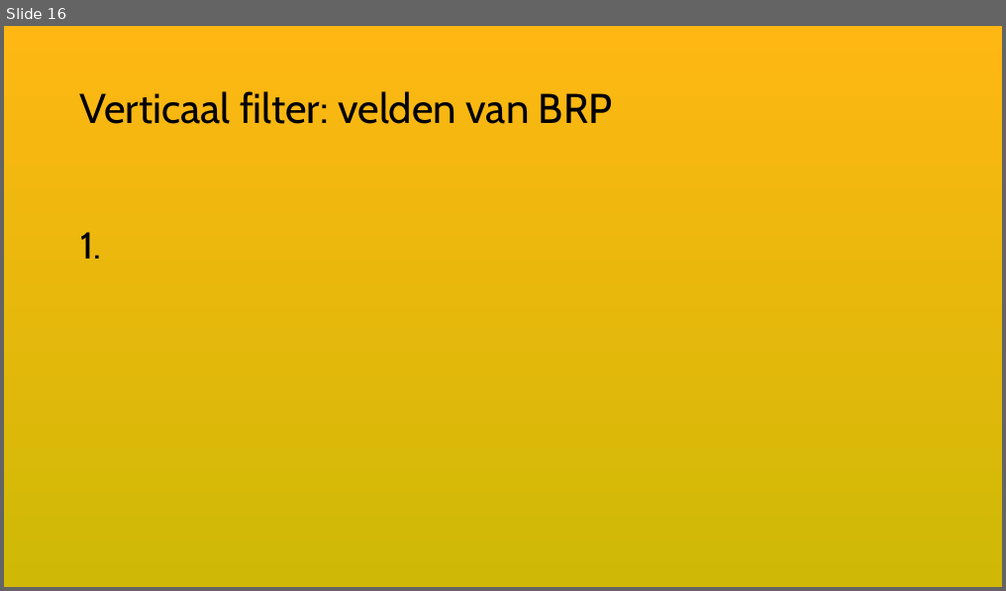
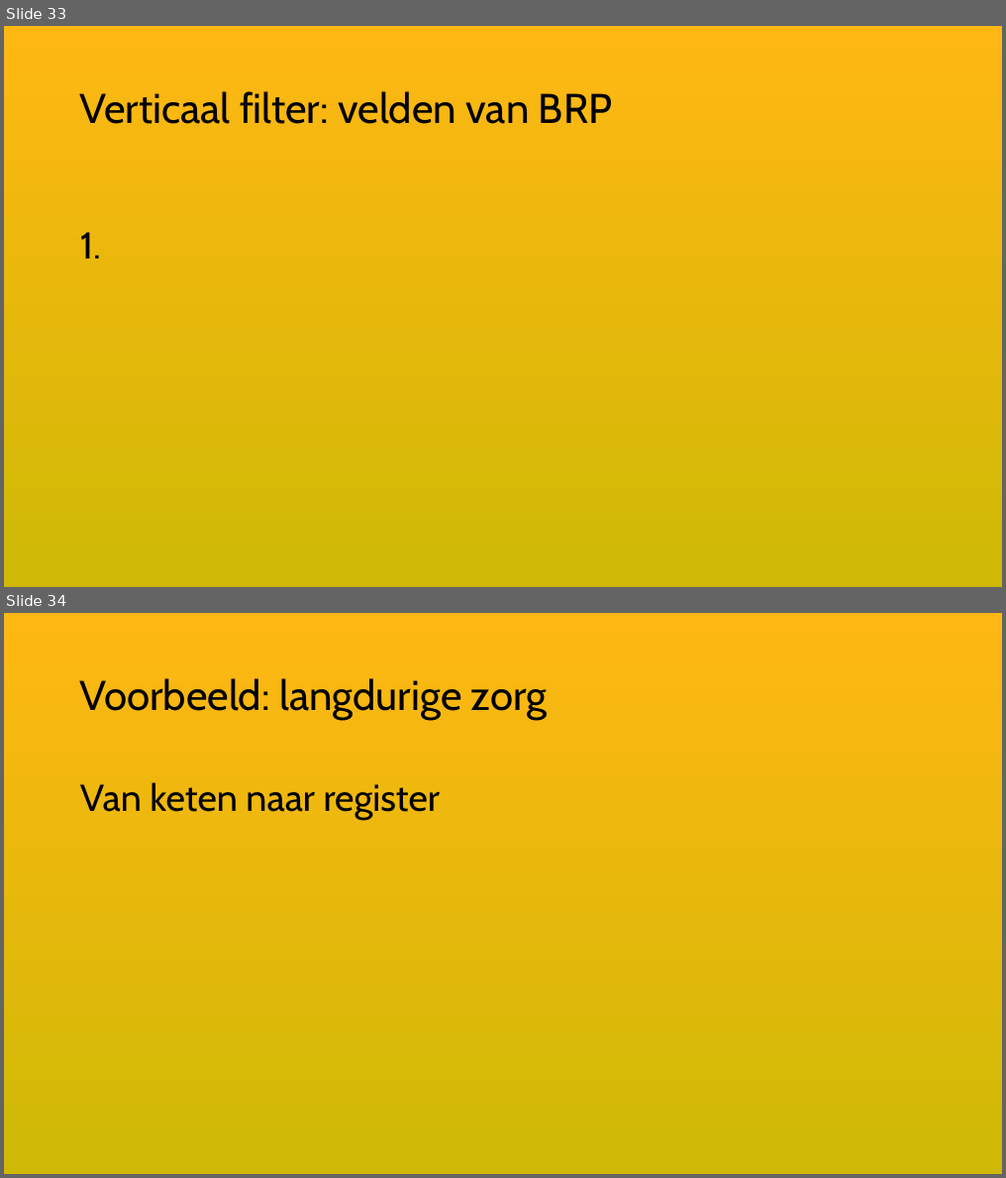
Before and after one commit to VNG-Realisatie/ftv, a slide deck: static/documents/20261118-keten-privacy-officers-JenV.pptx. Shown one above the other, each under a label of ours: slide 16 before the commit, slides 33 and 34 after it. The pictures are 1006x591 and 1006x1178 pixels, drawn with LibreOffice and Linux fonts; fonts in the diff are those of the drawing. Boxes give left, top, right and bottom in pixels: in the first picture for what was removed or moved away, otherwise in the second. Text is boxed around its words. In the diff, an @@ line names an element or a change of style, - is before the commit and + after.

```diff
--- a/static/documents/20261118-keten-privacy-officers-JenV.pptx
+++ b/static/documents/20261118-keten-privacy-officers-JenV.pptx
@@ slide 34 added at (x1=4, y1=613, x2=1002, y2=1174), background gradient #FFB713 to #CFB906 @@
@@ title added at (x1=80, y1=678, x2=548, y2=720), 40 pt, text #000000 @@
+Voorbeeld: langdurige zorg
@@ text added at (x1=80, y1=782, x2=441, y2=820), 36 pt, text #000000 @@
+Van keten naar register
@@ what was slide 16 is now slide 33 @@
```
Also in this commit, not shown: 5 slides changed, 1 other slide added, 1 slide removed.
